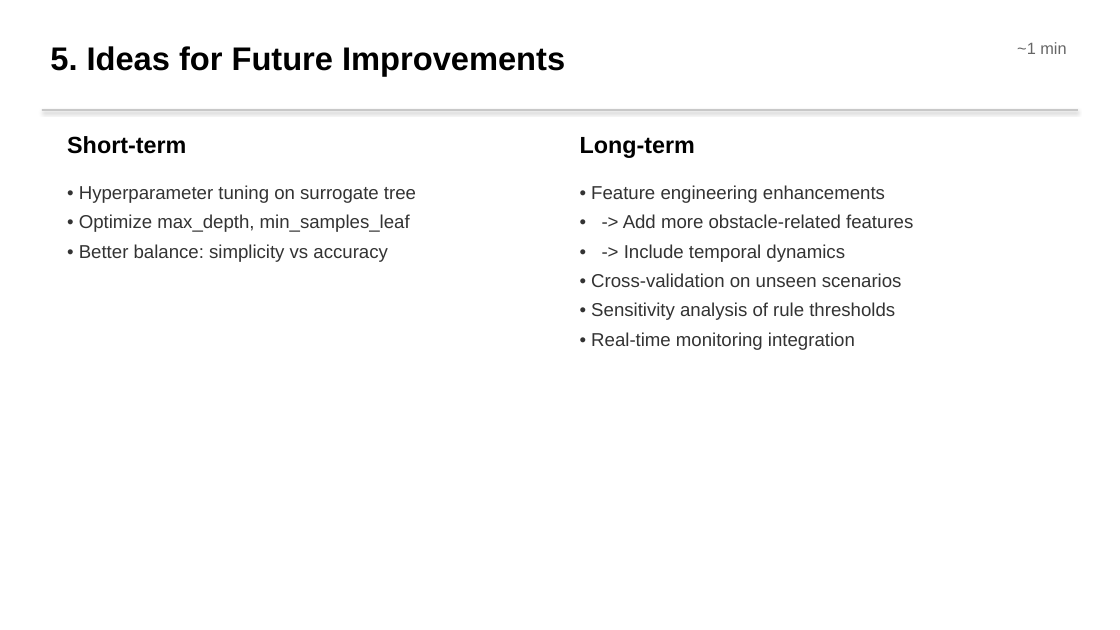
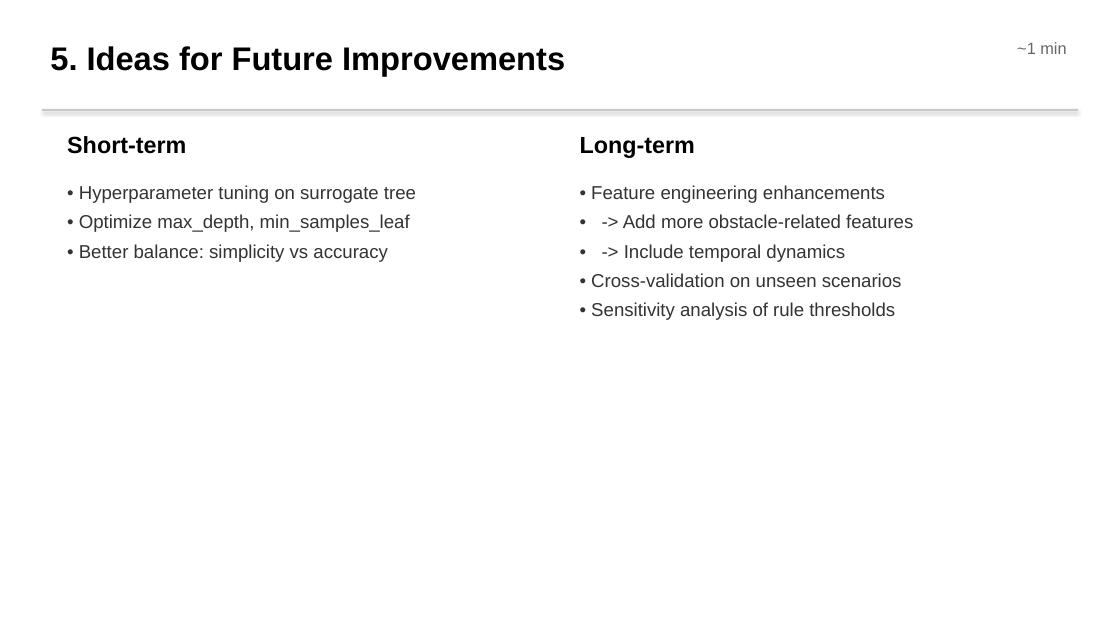
Before and after one commit to nasimpc/Robot-Navigation-Anomaly-Detection-and-Causal-Analysis, a slide deck: slide 18 of assignment3/Team2_Presentation.pptx. Drawn at 1120x630 pixels with LibreOffice and Linux fonts; fonts in the diff are those of the drawing. Boxes give left, top, right and bottom in pixels: in the first picture for what was removed or moved away, otherwise in the second. Text is boxed around its words. In the diff, an @@ line names an element or a change of style, - is before the commit and + after.

```diff
--- a/assignment3/Team2_Presentation.pptx
+++ b/assignment3/Team2_Presentation.pptx
@@ text at box(591, 332, 855, 350): paragraph removed @@
-• Real-time monitoring integration
```
Also in this commit, not shown: 9 other slides changed, 2 slides added, 2 slides removed.
